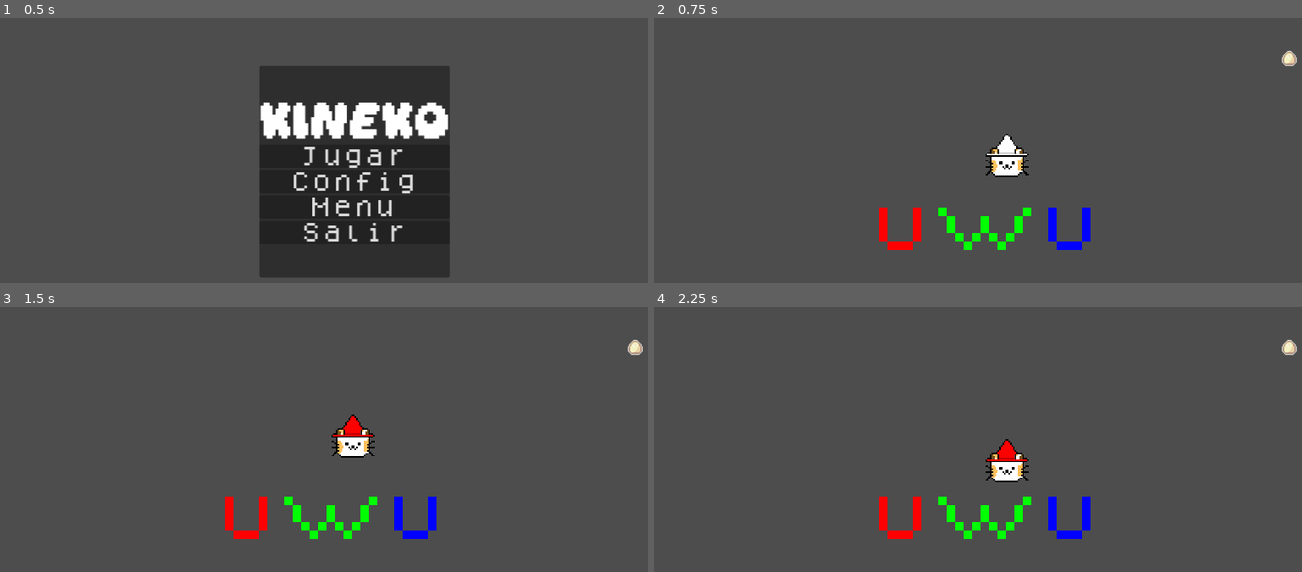
Above: before the commit, frames 1-4 (two rows, left to right).
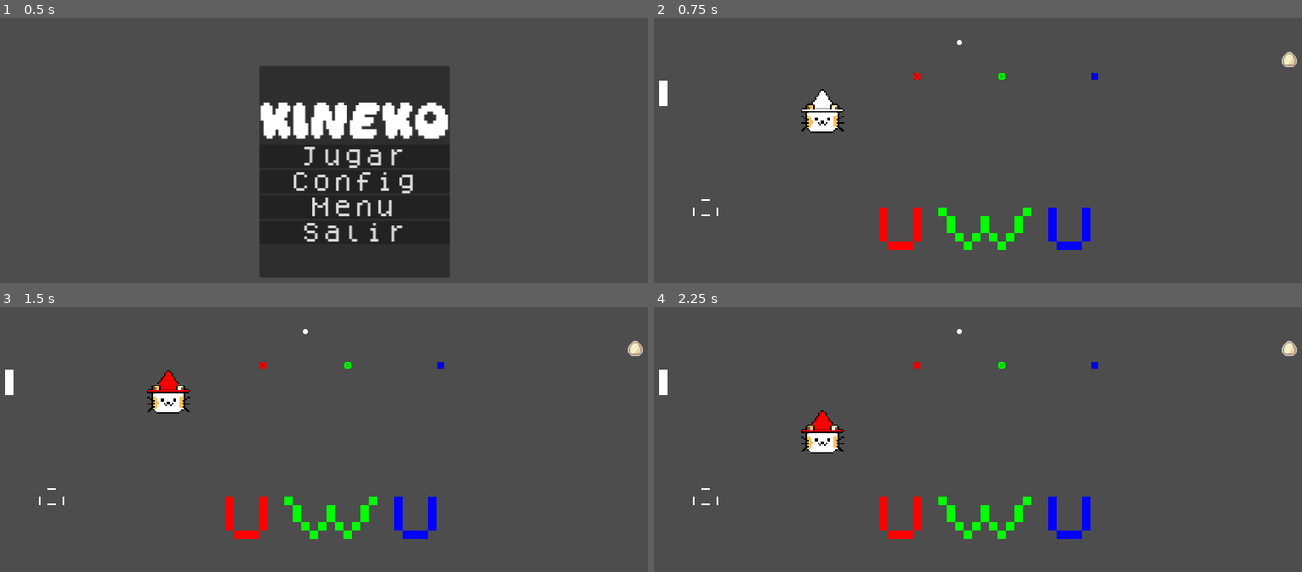
Above: after the commit, the same moments.

Repository: hernanPoblete/kineko
Game: Godot game, scene res://menus/Main_Menu.tscn
Two runs of this game, one before a commit and one after it. Both use one fixed random seed, a clock stepped at 60 frames per second and the inputs below.
Inputs:
- Up to frame 1 (0.5 s): no input
- Up to frame 2 (0.75 s): click "Jugar" at 0.5 s
- Up to frame 3 (1.5 s): hold Right (color_right) from 1.28 s (still down)
- Up to frame 4 (2.25 s): release Right (color_right) at 2.03 s; hold S (move_down) from 2.03 s (still down)

Frame 1 is identical in both runs. In frame 2, 1.7% of the frame differs, in the area x 0-100%, y 8-75%; in frame 3, 1.7%; in frame 4, 1.7%.

Commit message:
funcion kill y animaciones

Diff:
--- a/menus/Main_Menu.gd
+++ b/menus/Main_Menu.gd
@@ -30,7 +30,7 @@
 	salir.pressed.connect(_on_salir_pressed)
 
 func _on_jugar_pressed():
-	get_tree().change_scene_to_file("res://levels/test/knight_moves.tscn")
+	get_tree().change_scene_to_file("res://pruebas_de_nabil_u_w_u.tscn")
 	ColorGlobal.refrescar()
 func _on_salir_pressed():
 	get_tree().quit()
--- a/pruebas_de_nabil_u_w_u.tscn
+++ b/pruebas_de_nabil_u_w_u.tscn
@@ -1,8 +1,7 @@
-[gd_scene load_steps=5 format=3 uid="uid://uiu8xuicl84f"]
+[gd_scene load_steps=4 format=3 uid="uid://uiu8xuicl84f"]
 
 [ext_resource type="PackedScene" uid="uid://doptnwxcfibge" path="res://tiles/tile_map.tscn" id="2_kbwfn"]
 [ext_resource type="PackedScene" uid="uid://bvktdldsnypm6" path="res://sprites/kineko-sprites/kineko.tscn" id="2_mb3nf"]
-[ext_resource type="PackedScene" uid="uid://34bgr1g4s36q" path="res://tiles/Cosas nabil uwu/huevo.tscn" id="3_q7u3r"]
 
 [sub_resource type="GDScript" id="GDScript_behis"]
 script/source = "extends Node2D
@@ -16,6 +15,7 @@
 var cajas_azules = preload(\"res://tiles/Cosas nabil uwu/caja_azul.tscn\")
 var checkpoint = preload(\"res://tiles/Cosas nabil uwu/checkpoint.tscn\")
 var compuerta = preload(\"res://tiles/Cosas nabil uwu/compuerta.tscn\")
+var victory = preload(\"res://tiles/Cosas nabil uwu/huevo.tscn\")
 
 func _ready():
 	var tilemap = $TileMap
@@ -85,17 +85,19 @@
 			object.rotar(3)
 			add_child(object)
 			tilemap.set_cell(0, cellpos, -1)
-
+		if tilemap.get_tipo(cellpos) == 12:
+			var object = victory.instantiate()
+			object.position = tilemap.map_to_local(cellpos) * tilemap.scale
+			add_child(object)
+			tilemap.set_cell(0, cellpos, -1)
 "
 
 [node name="Pruebas de Nabil U w U" type="Node2D"]
 script = SubResource("GDScript_behis")
 
 [node name="TileMap" parent="." instance=ExtResource("2_kbwfn")]
-layer_0/tile_data = PackedInt32Array(1769499, 65536, 2, 1900 …(762 unchanged characters)… 1, 917505, 65536, 1, 458788, 262144, 4, 1572870, 196608, 0, 1769474, 196608, 3, 1769481, 196608, 1, 2031622, 196608, 2)
+layer_0/tile_data = PackedInt32Array(1769499, 65536, 2, 1900 …(762 unchanged characters)… 1, 917505, 65536, 1, 458788, 262144, 4, 589899, 393216, 4, 1703942, 196608, 0, 1769479, 196608, 1, 1769478, 196608, 2, 1769477, 196608, 3)
 
 [node name="kineko" parent="." instance=ExtResource("2_mb3nf")]
-position = Vector2(300, 270)
-
-[node name="victory" parent="." instance=ExtResource("3_q7u3r")]
-position = Vector2(1208, 150)
+position = Vector2(325, 258)
+level_position = Vector2(50, 90)
--- a/sprites/kineko-sprites/kineko.gd
+++ b/sprites/kineko-sprites/kineko.gd
@@ -2,12 +2,12 @@
 
 
 const SPEED = 300.0
-const push_speed = 500
 var color_file = JSON.parse_string(FileAccess.open("user://color_data.json", FileAccess.READ).get_as_text())
 var colors = color_file.map(func(x): return Color(x[0], x[1], x[2]))
 var color_selected = -1
 var rest = 0
 @export var dead = false
+@export var level_position = Vector2()
 @onready var animation_tree: AnimationTree = $AnimationTree
 @onready var playback = animation_tree.get("parameters/playback")
 var sleep = 300
@@ -15,16 +15,19 @@
 func _ready():
 	animation_tree.active = true
 	playback.travel("run")
+	ColorGlobal.Colores = colors
 
 func _physics_process(delta: float)-> void:
 	var direction_x = Input.get_axis("move_left", "move_right")
 	var direction_y = Input.get_axis("move_up", "move_down")
 
+
 	if (direction_x or direction_y):
 		velocity.x = direction_x * SPEED/sqrt(direction_x**2 + direction_y**2)
 		velocity.y = direction_y * SPEED/sqrt(direction_x**2 + direction_y**2)
-		playback.travel("run")
 		sleep = 300
+		if dead == false:
+			playback.travel("run")
 	else:
 		velocity.x = 0
 		velocity.y = 0
@@ -34,11 +37,21 @@
 		else:
 			playback.travel("idle")
 
-
-
 	if rest !=0:
 		rest = rest-1
 	move_and_slide()
+
+func kill():
+	dead = true
+	playback.travel("dead")
+
+func teleport():
+	if dead == true:
+		position = level_position
+		dead = false
+
+func win():
+	print("you win :D")
 
 func _input(event: InputEvent) -> void:
 	if rest == 0:
--- a/sprites/kineko-sprites/kineko.tscn
+++ b/sprites/kineko-sprites/kineko.tscn
@@ -1,10 +1,11 @@
-[gd_scene load_steps=17 format=3 uid="uid://bvktdldsnypm6"]
+[gd_scene load_steps=22 format=3 uid="uid://bvktdldsnypm6"]
 
 [ext_resource type="Script" path="res://sprites/kineko-sprites/kineko.gd" id="1_yq7rb"]
 [ext_resource type="Texture2D" uid="uid://chb6upxiys4ca" path="res://sprites/kineko-sprites/sleepy_calico.png" id="2_yaky2"]
 [ext_resource type="Texture2D" uid="uid://dxjk0gu6ypy5f" path="res://sprites/kineko-sprites/gorrito.png" id="3_6bfhb"]
 [ext_resource type="Texture2D" uid="uid://dyv1frxve0sgm" path="res://sprites/kineko-sprites/Awake_calico.png" id="4_16y0t"]
 [ext_resource type="PackedScene" uid="uid://bs0ti308lekgu" path="res://menus/Pause_Menu.tscn" id="4_om12t"]
+[ext_resource type="Texture2D" uid="uid://cbrxxoeb5l3kn" path="res://sprites/kineko-sprites/Dead_calico.png" id="5_a8j8x"]
 
 [sub_resource type="RectangleShape2D" id="RectangleShape2D_hlrpa"]
 size = Vector2(104, 96)
@@ -166,13 +167,82 @@
 "values": [0, 1, 2, 3]
 }
 
+[sub_resource type="Animation" id="Animation_a2wa5"]
+resource_name = "dead"
+tracks/0/type = "value"
+tracks/0/imported = false
+tracks/0/enabled = true
+tracks/0/path = NodePath("gatito:texture")
+tracks/0/interp = 1
+tracks/0/loop_wrap = true
+tracks/0/keys = {
+"times": PackedFloat32Array(0),
+"transitions": PackedFloat32Array(1),
+"update": 1,
+"values": [ExtResource("5_a8j8x")]
+}
+tracks/1/type = "value"
+tracks/1/imported = false
+tracks/1/enabled = true
+tracks/1/path = NodePath("gatito:frame")
+tracks/1/interp = 1
+tracks/1/loop_wrap = true
+tracks/1/keys = {
+"times": PackedFloat32Array(0, 0.1, 0.2, 0.3),
+"transitions": PackedFloat32Array(1, 1, 1, 1),
+"update": 1,
+"values": [0, 1, 2, 3]
+}
+tracks/2/type = "value"
+tracks/2/imported = false
+tracks/2/enabled = true
+tracks/2/path = NodePath("Gorrito:texture")
+tracks/2/interp = 1
+tracks/2/loop_wrap = true
+tracks/2/keys = {
+"times": PackedFloat32Array(1),
+"transitions": PackedFloat32Array(1),
+"update": 1,
+"values": [ExtResource("3_6bfhb")]
+}
+tracks/3/type = "value"
+tracks/3/imported = false
+tracks/3/enabled = true
+tracks/3/path = NodePath("Gorrito:frame")
+tracks/3/interp = 1
+tracks/3/loop_wrap = true
+tracks/3/keys = {
+"times": PackedFloat32Array(0, 0.1, 0.2, 0.3),
+"transitions": PackedFloat32Array(1, 1, 1, 1),
+"update": 1,
+"values": [0, 1, 2, 3]
+}
+tracks/4/type = "method"
+tracks/4/imported = false
+tracks/4/enabled = true
+tracks/4/path = NodePath(".")
+tracks/4/interp = 1
+tracks/4/loop_wrap = true
+tracks/4/keys = {
+"times": PackedFloat32Array(0.4),
+"transitions": PackedFloat32Array(1),
+"values": [{
+"args": [],
+"method": &"teleport"
+}]
+}
+
 [sub_resource type="AnimationLibrary" id="AnimationLibrary_6mh4w"]
 _data = {
 "RESET": SubResource("Animation_7la3d"),
+"dead": SubResource("Animation_a2wa5"),
 "idle": SubResource("Animation_jcqxt"),
 "run": SubResource("Animation_mjyhf")
 }
 
+[sub_resource type="AnimationNodeAnimation" id="AnimationNodeAnimation_k0ohf"]
+animation = &"dead"
+
 [sub_resource type="AnimationNodeAnimation" id="AnimationNodeAnimation_b0axk"]
 animation = &"idle"
 
@@ -186,12 +256,18 @@
 [sub_resource type="AnimationNodeStateMachineTransition" id="AnimationNodeStateMachineTransition_l4vuv"]
 advance_mode = 2
 
+[sub_resource type="AnimationNodeStateMachineTransition" id="AnimationNodeStateMachineTransition_8tqwf"]
+
+[sub_resource type="AnimationNodeStateMachineTransition" id="AnimationNodeStateMachineTransition_3f4pb"]
+
 [sub_resource type="AnimationNodeStateMachine" id="AnimationNodeStateMachine_adhpn"]
+states/dead/node = SubResource("AnimationNodeAnimation_k0ohf")
+states/dead/position = Vector2(493, 190)
 states/idle/node = SubResource("AnimationNodeAnimation_b0axk")
 states/idle/position = Vector2(409, 69)
 states/run/node = SubResource("AnimationNodeAnimation_r0rlw")
 states/run/position = Vector2(585, 69)
-transitions = ["idle", "run", SubResource("AnimationNodeStat …(134 unchanged characters)… mationNodeStateMachineTransition_l4vuv")]
+transitions = ["idle", "run", SubResource("AnimationNodeStat …(134 unchanged characters)… mationNodeStateMachineTransition_l4vuv"), "idle", "dead", SubResource("AnimationNodeStateMachineTransition_8tqwf"), "run", "dead", SubResource("AnimationNodeStateMachineTransition_3f4pb")]
 
 [node name="Knight" type="CharacterBody2D"]
 collision_layer = 129
@@ -202,19 +278,19 @@
 shape = SubResource("RectangleShape2D_hlrpa")
 
 [node name="gatito" type="Sprite2D" parent="."]
-position = Vector2(0, -12)
+position = Vector2(0, -9.53674e-07)
 scale = Vector2(0.2, 0.2)
 texture = ExtResource("2_yaky2")
 vframes = 4
 
 [node name="Gorrito" type="Sprite2D" parent="."]
-position = Vector2(7.62939e-06, -38)
+position = Vector2(4.54747e-13, -27)
 scale = Vector2(0.2, 0.2)
 texture = ExtResource("3_6bfhb")
 vframes = 4
-frame = 1
 
 [node name="AnimationPlayer" type="AnimationPlayer" parent="."]
+autoplay = "dead"
 speed_scale = 0.2
 libraries = {
 "": SubResource("AnimationLibrary_6mh4w")
--- a/tiles/tile_map.tscn
+++ b/tiles/tile_map.tscn
@@ -28,6 +28,8 @@
 3:3/0/custom_data_0 = 11
 4:4/0 = 0
 4:4/0/custom_data_0 = 7
+6:4/0 = 0
+6:4/0/custom_data_0 = 12
 
 [sub_resource type="TileSet" id="TileSet_ecvky"]
 custom_data_layer_0/name = "tipo"
